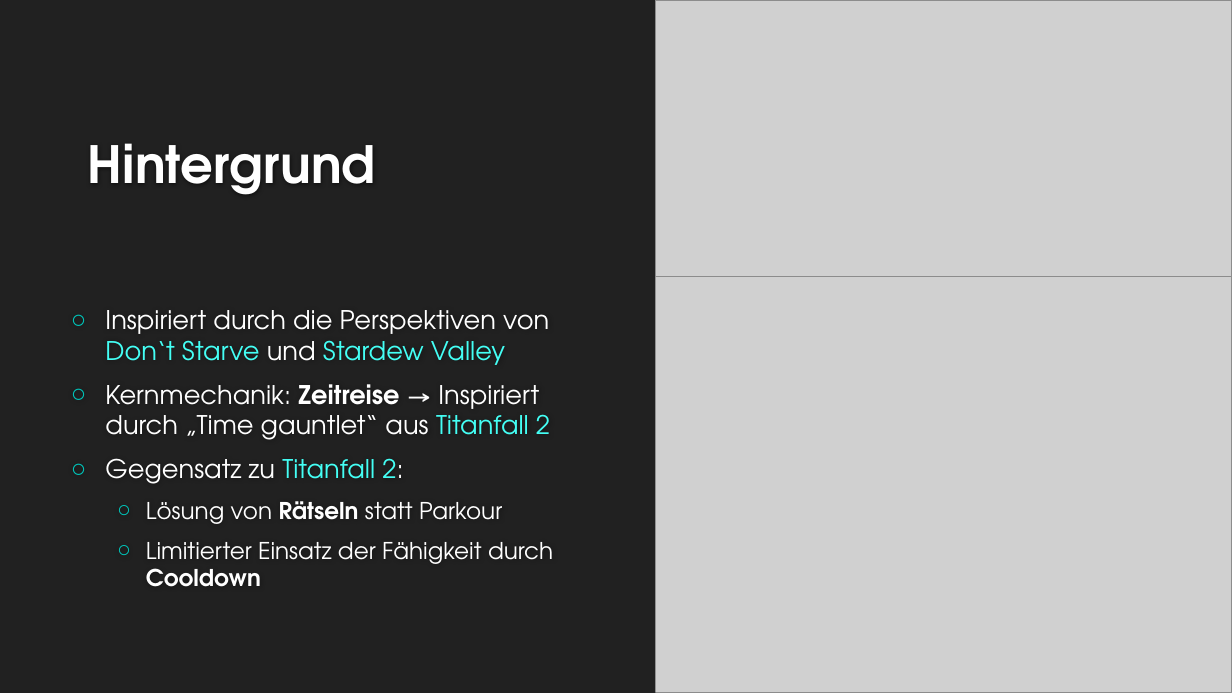
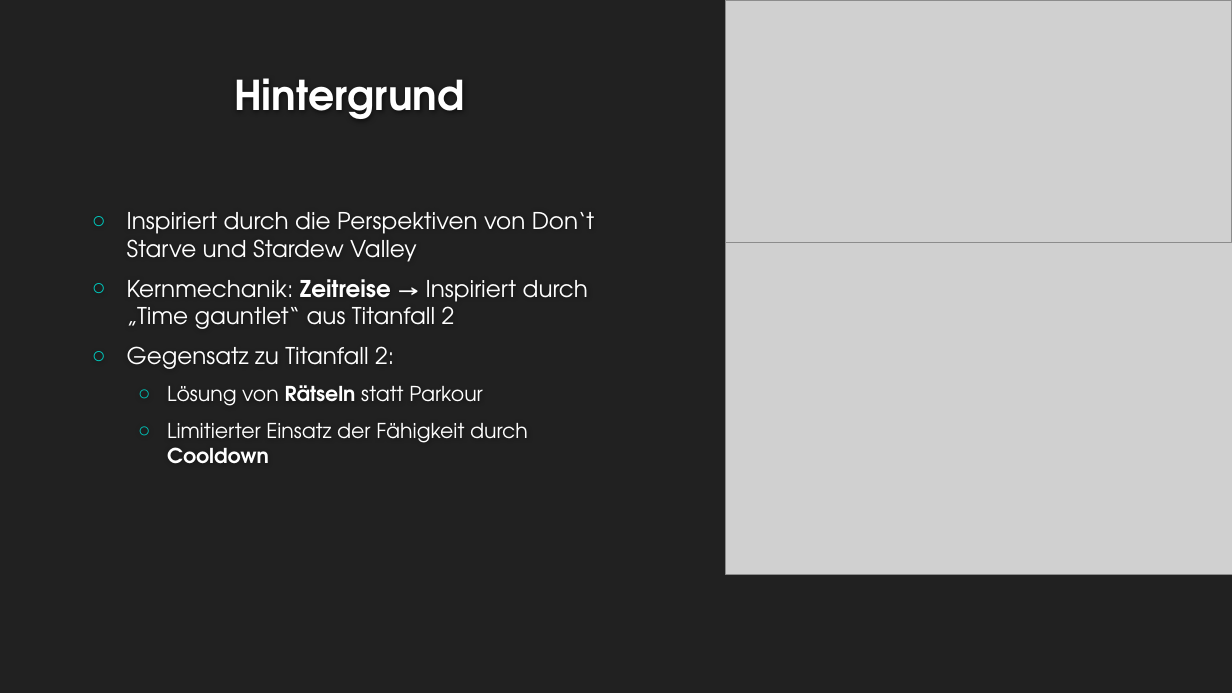
Before and after one commit to EmKaCe/DoctorWhy, a slide deck: slide 7 of Information/Präsentation.pptx (slide 5 before the commit). Drawn at 1232x693 pixels with LibreOffice and Linux fonts; fonts in the diff are those of the drawing; grey boxes stand for pictures; background and template pictures are left out. Boxes give left, top, right and bottom in pixels: in the first picture for what was removed or moved away, otherwise in the second. Text is boxed around its words. In the diff, an @@ line names an element or a change of style, - is before the commit and + after.

```diff
--- a/Information/Präsentation.pptx
+++ b/Information/Präsentation.pptx
@@ freeform shape removed at (0, 0, 655, 693) @@
@@ picture: place and size @@
-picture at (655, 0, 1232, 276)
+picture at (726, 0, 1232, 242)
@@ title "Hintergrund" at (234, 78, 464, 119): size 40 to 32 pt; alignment left to centre; vertical alignment bottom to middle @@
@@ text "Inspiriert durch die Perspektiven von ...": place and size @@
-text "Inspiriert durch die Perspektiven von ..." at (105, 310, 553, 587)
+text "Inspiriert durch die Perspektiven von ..." at (127, 212, 594, 464)
@@ text "Inspiriert durch die Perspektiven von ..." at (127, 212, 594, 464): size 20 to 18 pt in "Inspiriert durch die Perspektiven von Don‘t Starve ...", "Kernmechanik: Zeitreise → Inspiriert durch „Time gauntlet“ ...", "Gegensatz zu Titanfall 2:"; text colour #44FFF5 to #FFFFFF in "Don‘t Starve Stardew Valley", "Titanfall 2", "Titanfall 2:"; size 18 to 16 pt in "Lösung von Rätseln statt Parkour", "Limitierter Einsatz der Fähigkeit durch Cooldown" @@
@@ picture: place and size @@
-picture at (605, 276, 1232, 693)
+picture at (726, 238, 1232, 575)
```
Also in this commit, not shown: 2 other slides changed, 12 slides added, 18 slides removed.
